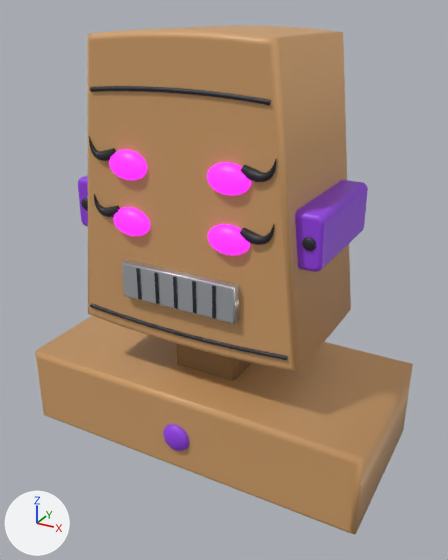
The glTF model robot/testdata/model-seed-2.glb, before and after one commit.
Both versions are drawn from a camera (50 mm lens) standing at (0.566, -1.015, 0.86) and looking at (0.02, -0.022, 0.364). Lighting does not change. The marker at lower left points along +X, +Y and +Z. The first picture is the older version. Where no turn or scale is listed for an object, it has been applied to the vertices.

Objects in the first picture: 'chest-light', 'ear-1', 'eye-0', 'eye-1', 'eye-2', 'eye-3', 'head', 'mouth', 'neck', 'seam-0', 'seam-1', 'shoulders' and 12 more.
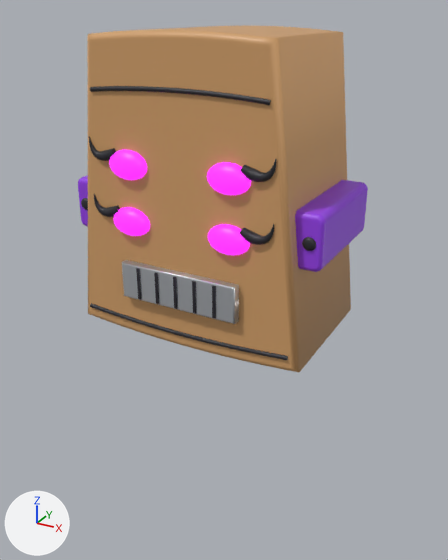
What differs and where, as boxes (x1, y1, x2, y2) in the pictures (448 x 560 px):
'shoulders', deleted (beige): before (35, 316, 413, 534)
'neck', deleted (brown): before (177, 344, 252, 381)
'chest-light', deleted (purple): before (163, 424, 189, 451)

Diff of the bpy script that builds the scene:
```diff
--- a/robot/testdata/model-seed-2.glb.py
+++ b/robot/testdata/model-seed-2.glb.py
@@ ob_neck @@
-ob_neck = bpy.data.objects.new('neck', me_neck)
-ob_neck.location = (0.0, 0.0, 0.0)
@@ ob_shoulders @@
-ob_shoulders = bpy.data.objects.new('shoulders', me_shoulders)
-ob_shoulders.location = (0.0, 0.0, 0.0)
@@ ob_chest_light @@
-ob_chest_light = bpy.data.objects.new('chest-light', me_chest_light)
-ob_chest_light.location = (0.0, 0.0, 0.0)
```
